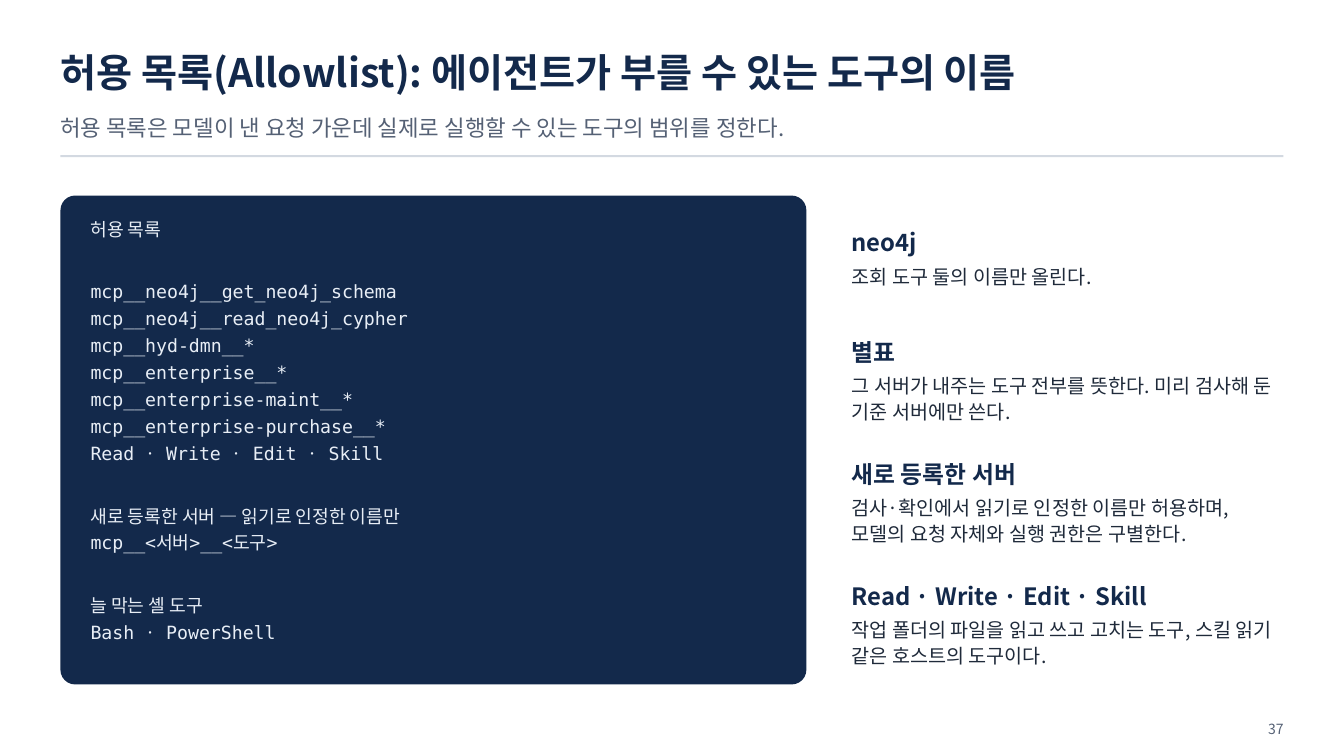
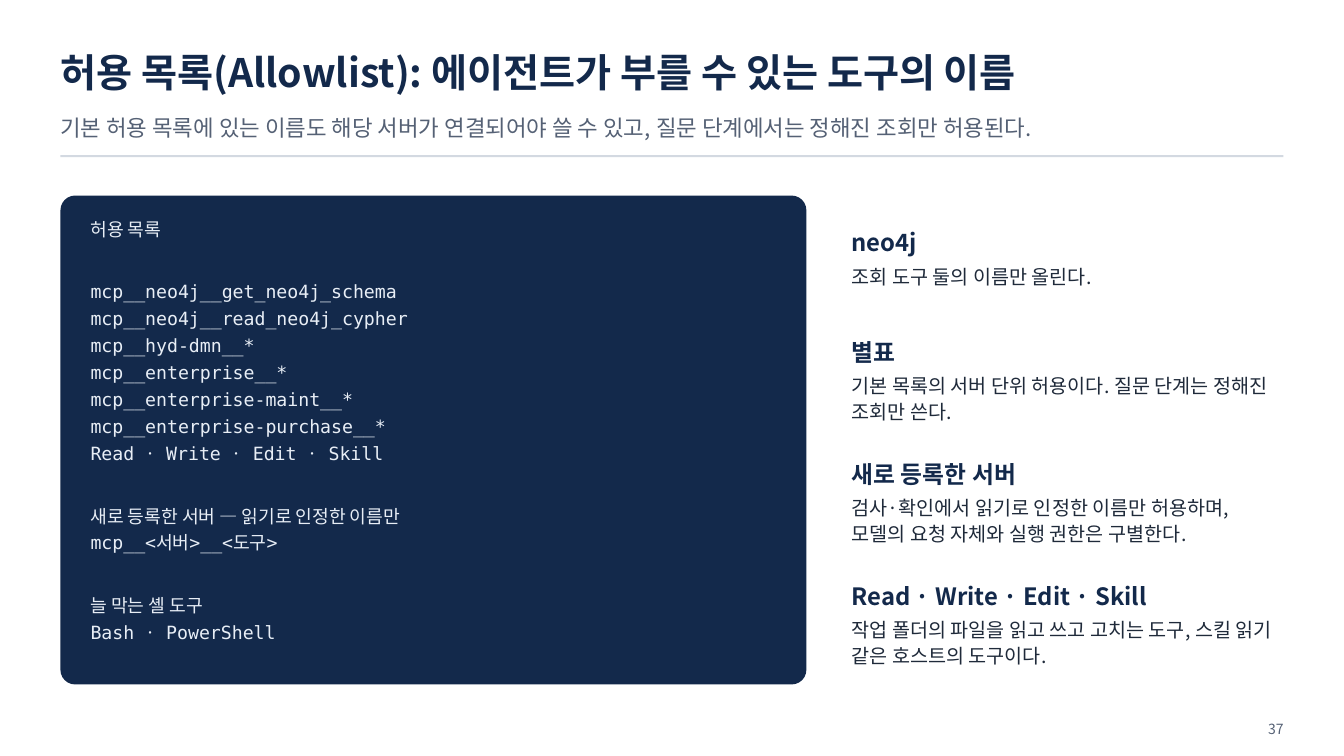
Before and after one commit to uengine-oss/hyd-iot-edu, a slide deck: slide 37 of workspace/강의제작/산출물/통합반/이론_오프라인/06회차/통합반_오프라인_06회차.pptx. Drawn at 1344x756 pixels with LibreOffice and Linux fonts; fonts in the diff are those of the drawing. Boxes give left, top, right and bottom in pixels: in the first picture for what was removed or moved away, otherwise in the second. Text is boxed around its words. In the diff, an @@ line names an element or a change of style, - is before the commit and + after.

Commit message:
통합반 현장 6회차 33~38장 읽기 힌트·허용 목록·도구 배정과 최소 권한을 실제 실행 규칙과 현장 질문으로 검증한다

```diff
--- a/workspace/강의제작/산출물/통합반/이론_오프라인/06회차/통합반_오프라인_06회차.pptx
+++ b/workspace/강의제작/산출물/통합반/이론_오프라인/06회차/통합반_오프라인_06회차.pptx
@@ text at [60,117,1032,140]: text changed @@
-허용 목록은 모델이 낸 요청 가운데 실제로 실행할 수 있는 도구의 범위를 정한다.
+기본 허용 목록에 있는 이름도 해당 서버가 연결되어야 쓸 수 있고, 질문 단계에서는 정해진 조회만 허용된다.
@@ text at [852,376,1267,421]: text changed @@
-그 서버가 내주는 도구 전부를 뜻한다. 미리 검사해 둔 기준 서버에만 쓴다.
+기본 목록의 서버 단위 허용이다. 질문 단계는 정해진 조회만 쓴다.
```
Also in this commit, not shown: 5 other slides changed, 10 other files.
